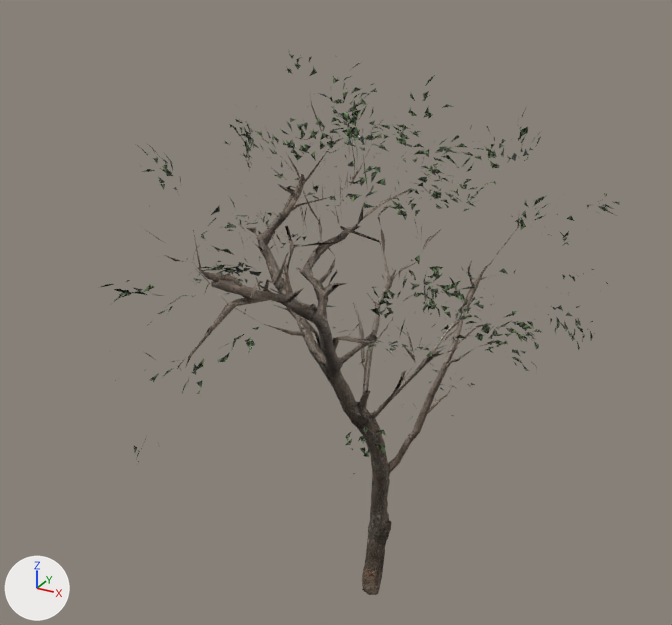
Two versions of the glTF model public/assets/realistic/tree_small_02-high.glb, one commit apart.
Camera for both pictures: a 50 mm lens placed at (2.82, -5.75, 5.38), pointed at (-0.01, -0.59, 2.8). Arrows for +X, +Y and +Z are at lower left; the lights stay in place. The picture after the commit comes second. Where no turn or scale is listed for an object, it has been applied to the vertices. Vertices at exactly the same position are counted once.

Objects in the first picture: 'tree_small_02_LOD0'.
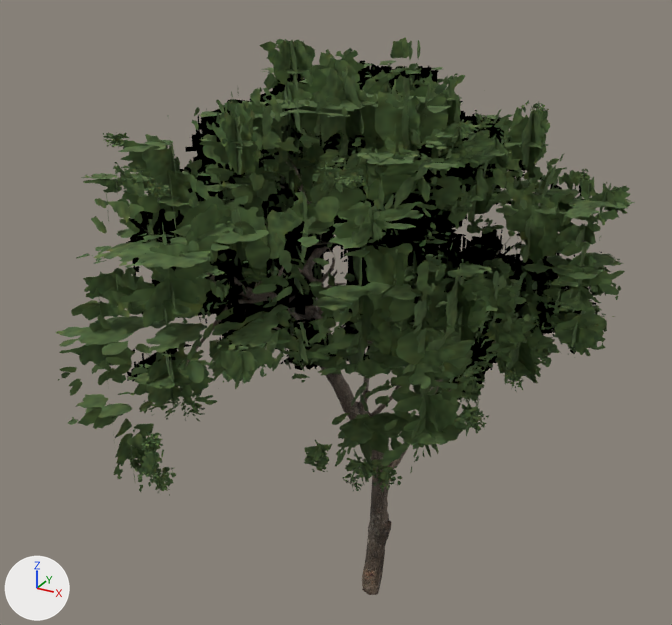
Where the newer file only moved an object's origin or applied its transform, the numbers keep the older frame.

Changed parts and their boxes (x1, y1, x2, y2) in the pictures (672 x 625 px):
```json
{"object": "baked-leaf-clusters", "change": "added", "after": [56, 37, 635, 496], "on screen": "green"}
{"object": "tree_small_02_LOD0", "change": "reshaped", "before": [101, 54, 620, 595], "after": [142, 131, 516, 595]}
{"part": 1, "of": "me_beziercurve_002", "change": "deleted", "before": [101, 54, 620, 479]}
```

The change, as JSON lines over the scene's bpy script:
```json
{"op": "add", "block": "img_foliage_atlas", "code": ["img_foliage_atlas = load_image('foliage-atlas', '_unpacked/foliage-atlas', 4096, 4096, 'sRGB')"]}
{"op": "add", "block": "mat_baked_leaves", "code": ["mat_baked_leaves = bpy.data.materials.new('baked_leaves')", "# uses the picture img_foliage_atlas"]}
{"block": "me_beziercurve_002", "where": "# used by ob_tree_small_02_lod0; location = (0.123, -0.763, 2.222)"}
{"op": "remove", "block": "me_beziercurve_002", "code": "me_beziercurve_002.from_pydata(...)  # 5841 vertices, 4323 faces; spans x -1.4..1.4, y -1.98..1.98, z -2.25..2.25"}
{"op": "add", "block": "me_beziercurve_002", "code": "me_beziercurve_002.from_pydata(...)  # 1706 vertices, 2220 faces; spans x -0.93..0.95, y -1.73..1.98, z -2.25..2.11"}
{"block": "me_beziercurve_002", "change": "me_beziercurve_002 part 1: 1016 loose pieces with 4135 vertices, spanning x -1.4..1.4, y -1.98..1.98, z -0.69..2.25, are deleted"}
{"op": "remove", "block": "me_beziercurve_002", "code": "me_beziercurve_002.materials.append(mat_tree_small_02_leaves)"}
{"op": "add", "block": "me_baked_leaf_clusters", "code": ["me_baked_leaf_clusters = bpy.data.meshes.new('baked-leaf-clusters')", "me_baked_leaf_clusters.from_pydata(...)  # 3620 vertices, 1810 faces; spans x -1.48..1.48, y -2.15..2.15, z -1.54..1.54", "me_baked_leaf_clusters.materials.append(mat_baked_leaves)"]}
{"op": "add", "block": "ob_baked_leaf_clusters", "code": ["ob_baked_leaf_clusters = bpy.data.objects.new('baked-leaf-clusters', me_baked_leaf_clusters)", "ob_baked_leaf_clusters.location = (0.174, -0.764, 2.995)"]}
```
